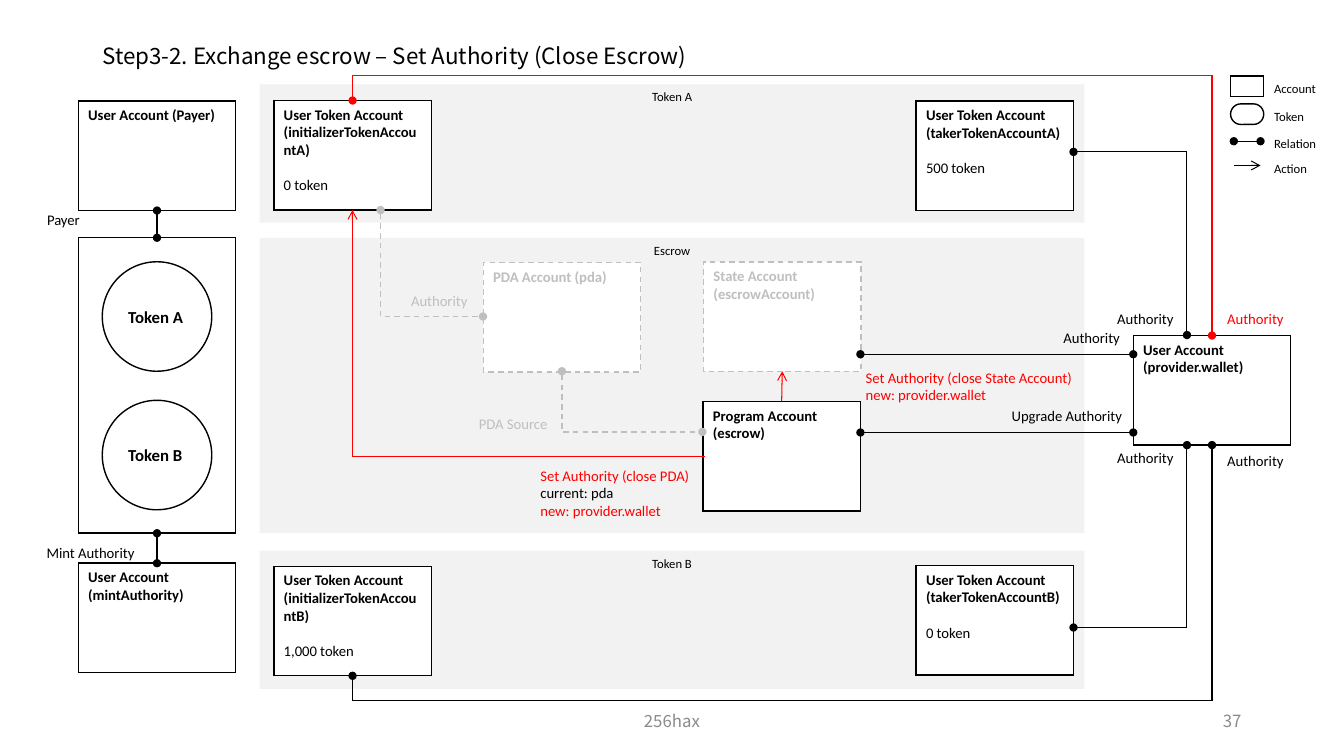
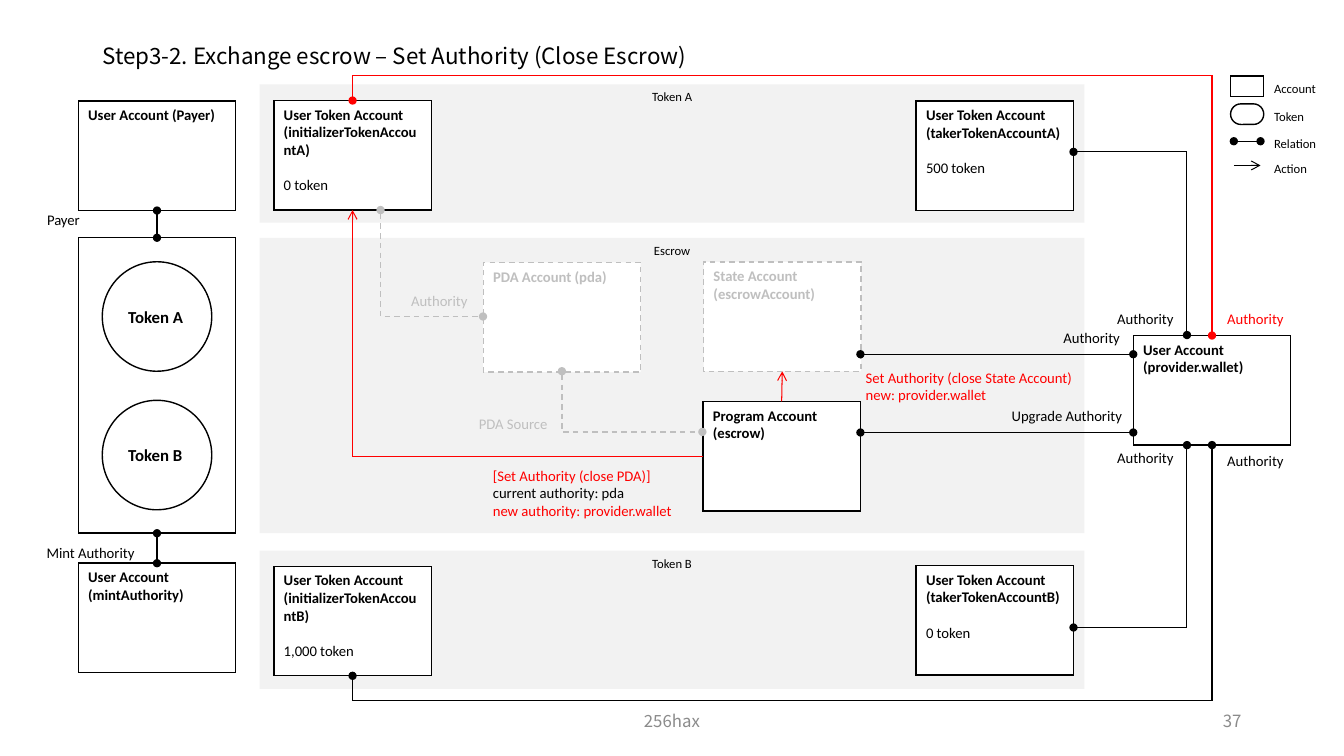
Before and after one commit to SmartGru25/Solana-React-Minimal, a slide deck: slide 38 of docs/Solana_Blockchain_Outline_Figure.pptx. Drawn at 1344x756 pixels with LibreOffice and Linux fonts; fonts in the diff are those of the drawing. Boxes give left, top, right and bottom in pixels: in the first picture for what was removed or moved away, otherwise in the second. Text is boxed around its words. In the diff, an @@ line names an element or a change of style, - is before the commit and + after.

Commit message:
docs: minor chaage in escrow

```diff
--- a/docs/Solana_Blockchain_Outline_Figure.pptx
+++ b/docs/Solana_Blockchain_Outline_Figure.pptx
@@ text at (493,470,672,519): text changed @@
-Set Authority (close PDA)
-current: pda
-new: provider.wallet
+[Set Authority (close PDA)]
+current authority: pda
+new authority: provider.wallet
```
Also in this commit, not shown: 1 other slide changed.
